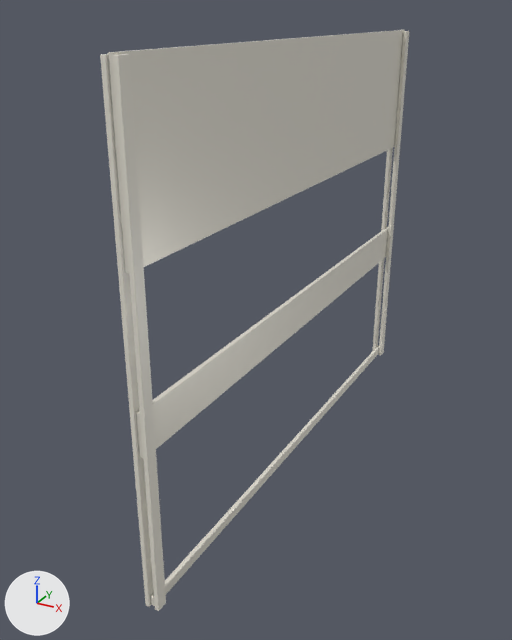
A saved change to the glTF model public/assets/window.glb.
Before and after are seen from a 50 mm camera at (4.76, -5.2, 3.8) aimed at (2.09, -0.35, 1.37). Lighting does not change. The marker at lower left points along +X, +Y and +Z. The first picture is the older version. Where no turn or scale is listed for an object, it has been applied to the vertices. Vertices at exactly the same position are counted once.

Names of what the first picture shows: 'Window vertical frame', 'Window vertical frame.001', 'Window vertical frame.002', 'Window vertical frame.003', 'Window_frame_bottom', 'Window_frame_middle', 'Window_frame_top'.
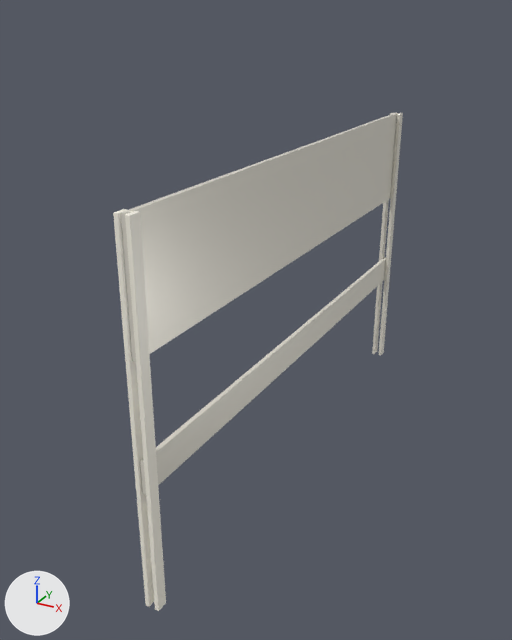
The newer file is also turned or shifted as a whole; pictures and numbers use the older file's frame.

What changed in the scene script:
```text
Change me_cube_030:
    used by ob_window_frame_top; location = (2.34, 0.0, 3.026)
    remove me_cube_030.from_pydata(...)  # 8 vertices, 12 faces; spans x -0.02..0.02, y -2.28..2.28, z -0.57..0.57
    add me_cube_030.from_pydata(...)  # 8 vertices, 12 faces; spans x -0.02..0.02, y -2.28..2.28, z -1.13..-0.23
    me_cube_030 part 1: the whole mesh is scaled about its middle by (1, 1, 0.778), then moved by (0.0, 0.0, -0.68)
Change me_cube_045:
    used by ob_window_vertical_frame_003; location = (2.3, -2.25, 1.79)
    remove me_cube_045.from_pydata(...)  # 152 vertices, 300 faces; spans x -0.02..0.02, y -0.05..0.05, z -1.8..1.8
    add me_cube_045.from_pydata(...)  # 152 vertices, 300 faces; spans x -0.02..0.02, y -0.05..0.05, z -1.8..1.0
    me_cube_045 part 2: the whole mesh is scaled about its middle by (1, 1, 0.778), then moved by (0.0, 0.0, -0.4)
Change me_cube_029:
    used by ob_window_frame_middle; location = (2.34, 0.0, 1.387)
    remove me_cube_029.from_pydata(...)  # 8 vertices, 12 faces; spans x -0.02..0.02, y -2.28..2.28, z -0.16..0.17
    add me_cube_029.from_pydata(...)  # 8 vertices, 12 faces; spans x -0.02..0.02, y -2.28..2.28, z -0.44..-0.19
    me_cube_029 part 3: the whole mesh is scaled about its middle by (1, 1, 0.778), then moved by (0.0, 0.0, -0.32)
Remove ob_window_frame_bottom:
    ob_window_frame_bottom = bpy.data.objects.new('Window_frame_bottom', me_cube_007)
    ob_window_frame_bottom.location = (2.34, 0.0, 0.04)
```

Where the change shows, as pixel boxes [x1, y1, x2, y2] in the pictures (512 x 640 px):
'Window_frame_top', rescaled (6% narrower)
    before: [108, 30, 405, 273]
    after: [121, 113, 399, 362]
'Window_frame_middle', rescaled
    before: [136, 227, 388, 459]
    after: [140, 257, 386, 495]
'Window vertical frame.003', rescaled (24% narrower, 28% shorter)
    before: [100, 54, 154, 607]
    after: [113, 209, 154, 607]
'Window_frame_bottom', deleted
    before: [151, 346, 379, 606]
